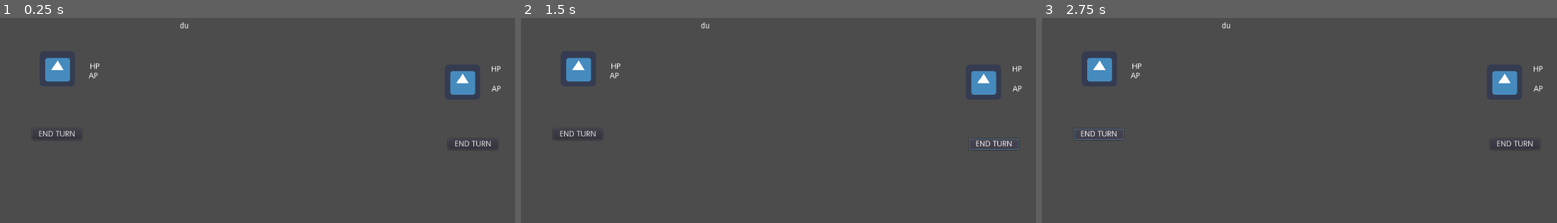
Above: before the commit, frames 1-3 (left to right).
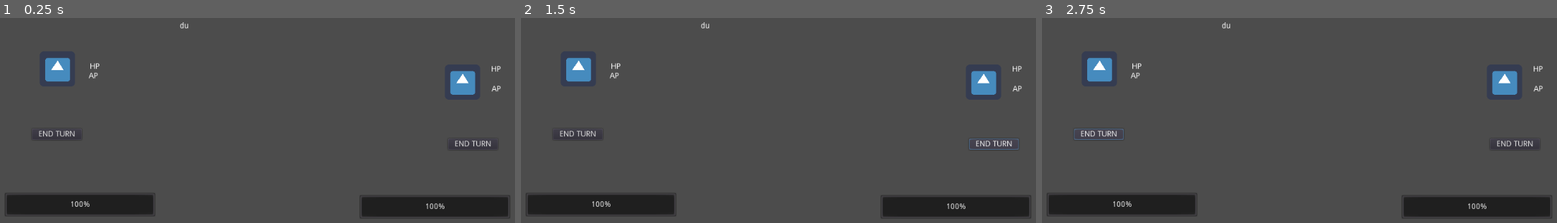
Above: after the commit, the same moments.

Repository: danisanchezpoell/FElix
Game: Godot game, scene res://Node2D.tscn
Same seed, same stepped clock (60 frames per second), same inputs: the game is played once before the commit and once after it. Before the commit the project has no main scene; this scene is started directly in both runs. The engine's default icon, where the game draws it, is replaced by a stand-in: a white triangle on a blue panel in a dark square.
Inputs:
- Up to frame 1 (0.25 s): no input
- Up to frame 2 (1.5 s): click "END TURN" at 0.5 s; click "END TURN" at 1.25 s
- Up to frame 3 (2.75 s): click "END TURN" at 2 s

The runs differ from the first frame. In frame 1, 5.5% of the frame differs, in the area x 0-100%, y 85-98%; in frame 2, 5.5%; in frame 3, 5.5%.

Commit message:
Bilda
asfdasd

Diff:
--- a/Node2D.tscn
+++ b/Node2D.tscn
@@ -1,19 +1,15 @@
 [gd_scene load_steps=3 format=2]
 
 [ext_resource path="res://Sprite.tscn" type="PackedScene" id=1]
-[ext_resource path="res://icon.png" type="Texture" id=2]
+[ext_resource path="res://ProgressBar.gd" type="Script" id=2]
 
 [node name="Node2D" type="Node2D" index="0"]
 
 [node name="Sprite" parent="." index="0" instance=ExtResource( 1 )]
 
 position = Vector2( 131, 226 )
-texture = ExtResource( 2 )
-HP = 100
-AP = 50
-Strength = 50
+Strenght = null
 Attackcost = 10
-Attacktype = "Grass"
 
 [node name="Button" type="Button" parent="." index="1"]
 
@@ -85,10 +81,9 @@
 [node name="Sprite2" parent="." index="4" instance=ExtResource( 1 )]
 
 position = Vector2( 866, 250 )
-texture = ExtResource( 2 )
 HP = null
 AP = null
-Strength = null
+Strenght = null
 Attackcost = null
 Attacktype = null
 
@@ -179,3 +174,55 @@
 percent_visible = 1.0
 lines_skipped = 0
 max_lines_visible = -1
+
+[node name="ProgressBar" type="ProgressBar" parent="." index="9"]
+
+anchor_left = 0.0
+anchor_top = 0.0
+anchor_right = 0.0
+anchor_bottom = 0.0
+margin_left = 35.0
+margin_top = 451.0
+margin_right = 309.0
+margin_bottom = 495.0
+rect_pivot_offset = Vector2( 0, 0 )
+rect_clip_content = false
+mouse_filter = 0
+mouse_default_cursor_shape = 0
+size_flags_horizontal = 1
+size_flags_vertical = 0
+min_value = 0.0
+max_value = 100.0
+step = 1.0
+page = 0.0
+value = 100.0
+exp_edit = false
+rounded = false
+percent_visible = true
+script = ExtResource( 2 )
+
+[node name="ProgressBar2" type="ProgressBar" parent="." index="10"]
+
+anchor_left = 0.0
+anchor_top = 0.0
+anchor_right = 0.0
+anchor_bottom = 0.0
+margin_left = 679.0
+margin_top = 455.0
+margin_right = 953.0
+margin_bottom = 499.0
+rect_pivot_offset = Vector2( 0, 0 )
+rect_clip_content = false
+mouse_filter = 0
+mouse_default_cursor_shape = 0
+size_flags_horizontal = 1
+size_flags_vertical = 0
+min_value = 0.0
+max_value = 100.0
+step = 1.0
+page = 0.0
+value = 100.0
+exp_edit = false
+rounded = false
+percent_visible = true
+script = ExtResource( 2 )
--- /dev/null
+++ b/ProgressBar.gd
@@ -0,0 +1,17 @@
+extends ProgressBar
+
+# class member variables go here, for example:
+#
+var a = 2
+# var b = "textvar"
+
+func _ready():
+	# Called when the node is added to the scene for the first time.
+	# Initialization here
+	pass
+
+func _process(delta):
+	var a = $ProgressBar
+#	# Called every frame. Delta is time since last frame.
+#	# Update game logic here.
+#	pass
--- a/poke.tscn
+++ b/poke.tscn
@@ -1,5 +1,5 @@
 [gd_scene format=2]
 
-[node name="Node2D" type="Node2D" index="0"]
+[node name="Node2D" type="Node2D"]
 
 [node name="Sprite" type="Sprite" parent="." index="0"]
--- a/project.godot
+++ b/project.godot
@@ -11,6 +11,7 @@
 [application]
 
 config/name="pokemon"
+run/main_scene="res://Node2D.tscn"
 config/icon="res://icon.png"
 
 [rendering]
Not shown, added: hintergrund lol .jpg.import
